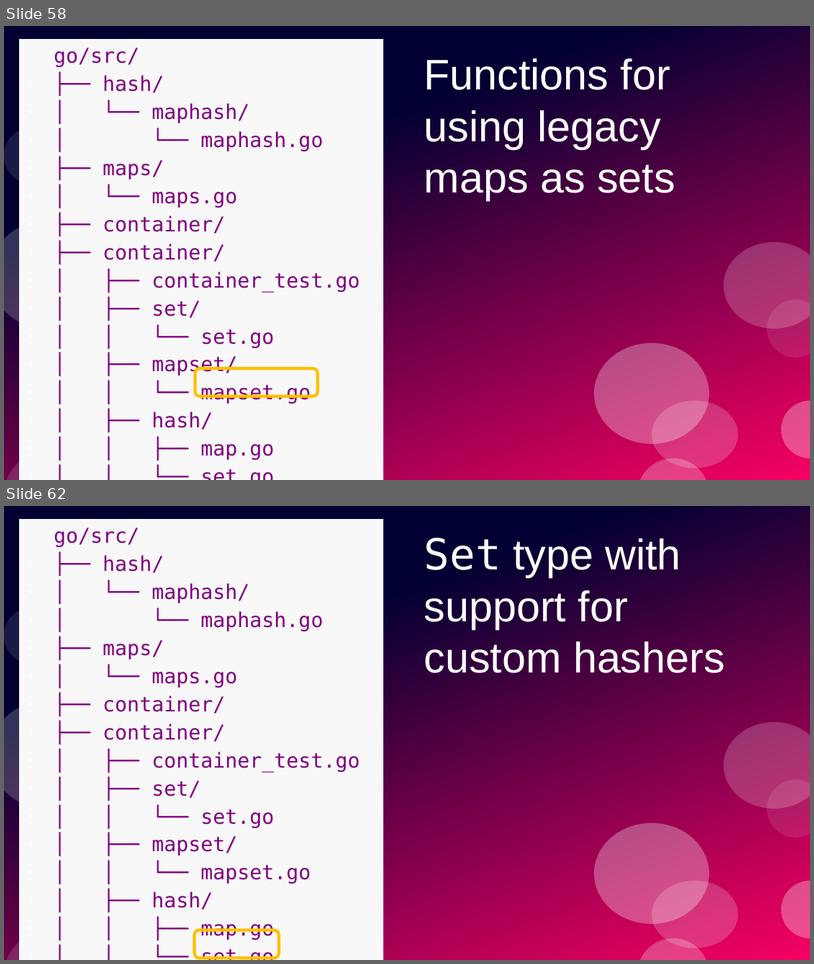
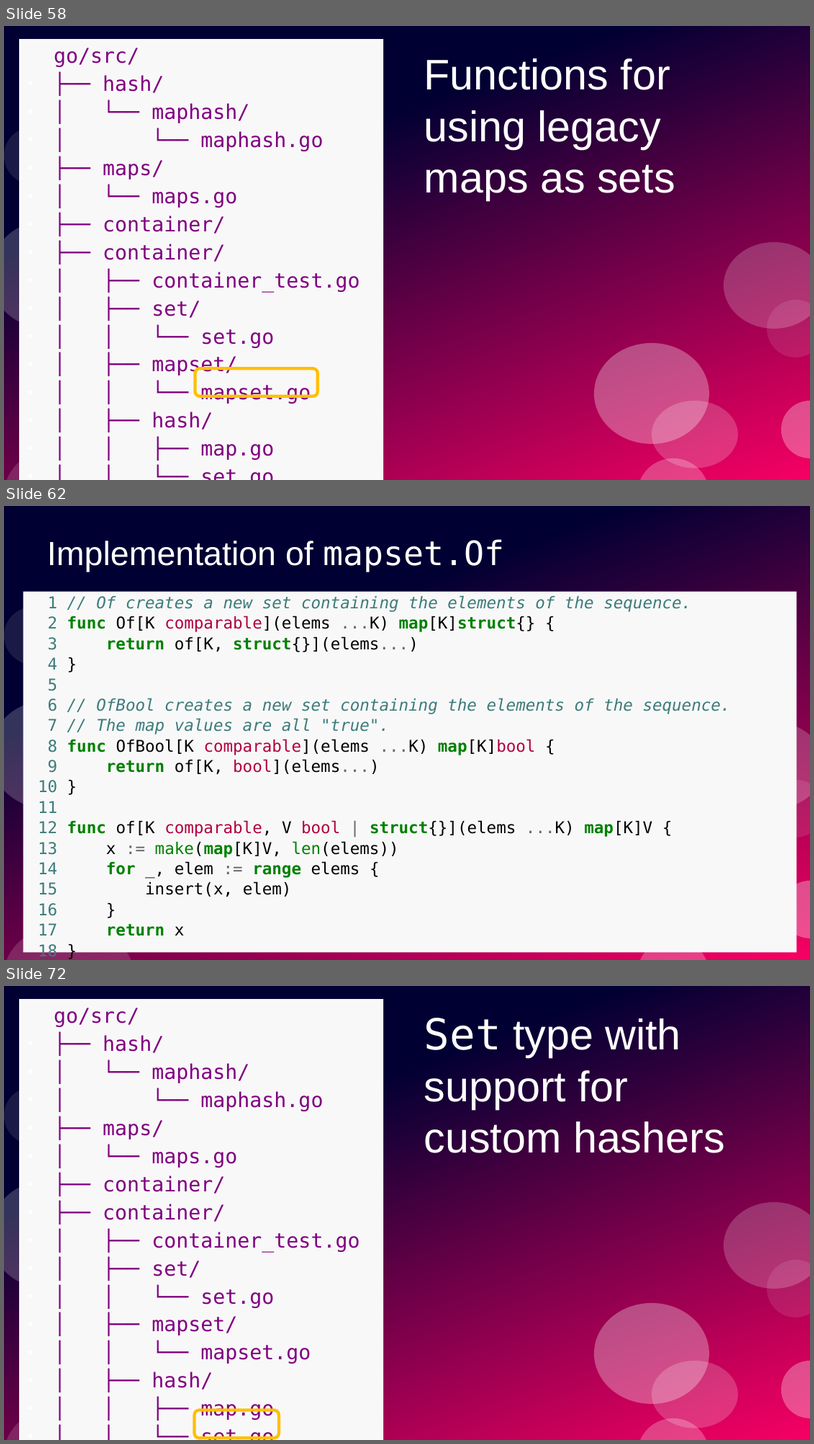
Before and after one commit to ramalho/sets-in-go, a slide deck: sets-in-go.odp. Shown one above the other, each under a label of ours: slides 58 and 62 before the commit, slides 58, 62 and 72 after it; the slides between them are not shown. The pictures are 814x964 and 814x1444 pixels, drawn with LibreOffice and Linux fonts; fonts in the diff are those of the drawing. Boxes give left, top, right and bottom in pixels: in the first picture for what was removed or moved away, otherwise in the second. Text is boxed around its words. In the diff, an @@ line names an element or a change of style, - is before the commit and + after.

```diff
--- a/sets-in-go.odp
+++ b/sets-in-go.odp
@@ slide 62 added at (4, 506, 810, 960), background #FFFFFF; not listed: 8 template elements that a slide beside it also shows @@
@@ title added at (47, 539, 504, 572), 33 pt, text #FFFFFF @@
+Implementation of mapset.Of
@@ text added at (23, 592, 797, 952), fill #F8F8F8, 16 pt, text #3D7B7B @@
+1 // Of creates a new set containing the elements of the sequence.
+2 func Of[K comparable](elems ...K) map[K]struct{} {
+3 return of[K, struct{}](elems...)
+4 }
+5
+6 // OfBool creates a new set containing the elements of the sequence.
+7 // The map values are all "true".
+8 func OfBool[K comparable](elems ...K) map[K]bool {
+9 return of[K, bool](elems...)
+10 }
+11
+12 func of[K comparable, V bool | struct{}](elems ...K) map[K]V {
+13 x := make(map[K]V, len(elems))
+14 for _, elem := range elems {
+15 insert(x, elem)
+16 }
+17 return x
+18 }
@@ ellipse added at (47, 592, 105, 650), fill #FFFFFF at 20% opacity @@
@@ ellipse added at (119, 592, 234, 693), fill #FFFFFF at 30% opacity @@
@@ what was slide 62 is now slide 72 @@
```
Also in this commit, not shown: 3 slides changed, 10 other slides added, 5 other files.
